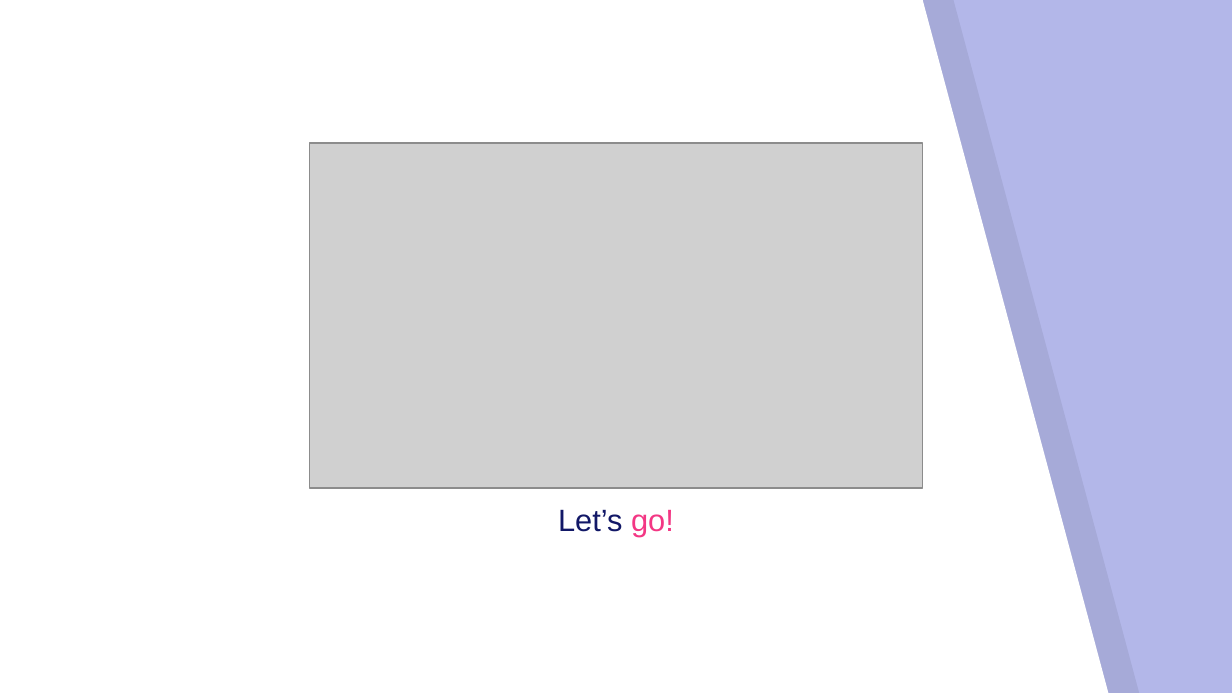
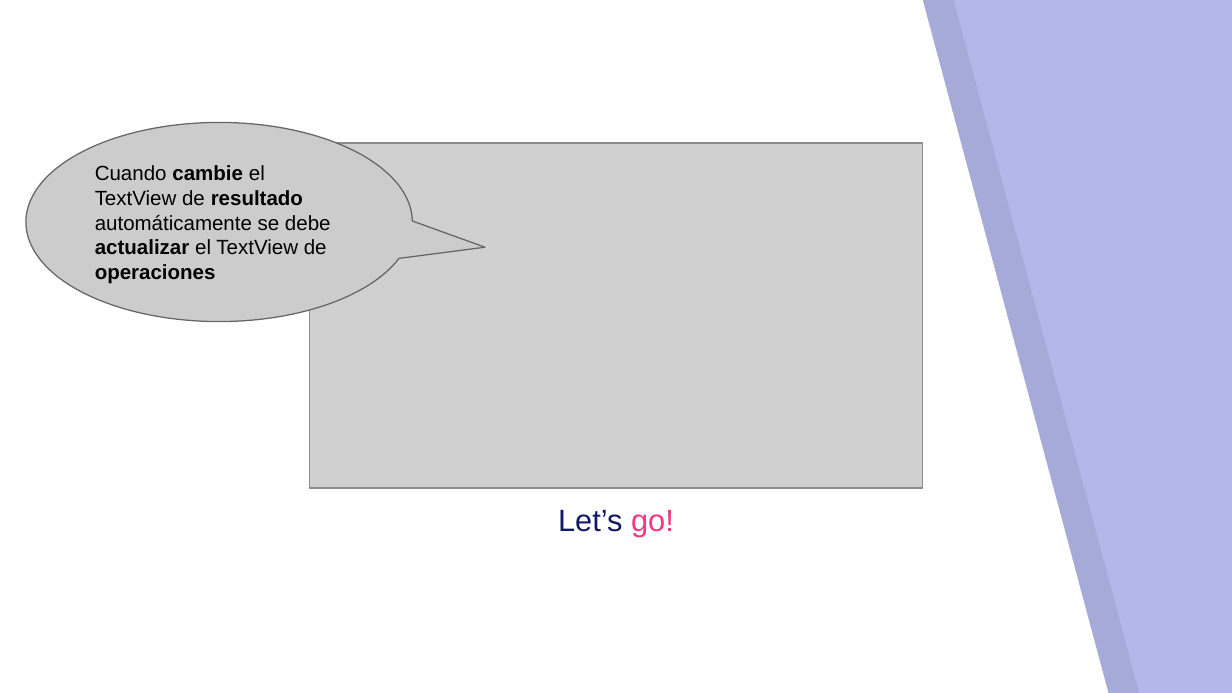
Before and after one commit to itzarel/AndroidAnnotations-Vistas-Eventos, a slide deck: slide 39 of Slides/COMPLETO - Slides de todos los temas.pptx (slide 33 before the commit). Drawn at 1232x693 pixels with LibreOffice and Linux fonts; fonts in the diff are those of the drawing; grey boxes stand for pictures. Boxes give left, top, right and bottom in pixels: in the first picture for what was removed or moved away, otherwise in the second. Text is boxed around its words. In the diff, an @@ line names an element or a change of style, - is before the commit and + after.

```diff
--- a/Slides/COMPLETO - Slides de todos los temas.pptx
+++ b/Slides/COMPLETO - Slides de todos los temas.pptx
@@ speech bubble added at bbox=[26, 122, 413, 322], fill #CCCCCC, outline #666666 0.75 pt, 12 pt, text #000000 @@
+Cuando cambie el TextView de resultado automáticamente se debe actualizar el TextView de operaciones
```
Also in this commit, not shown: 6 other slides changed, 1 slide added, 28 other files.
